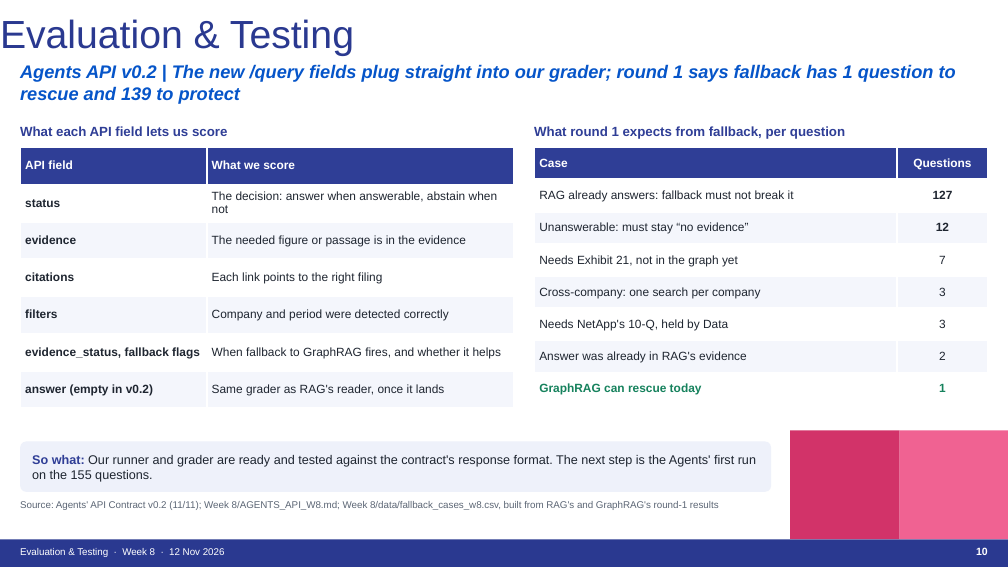
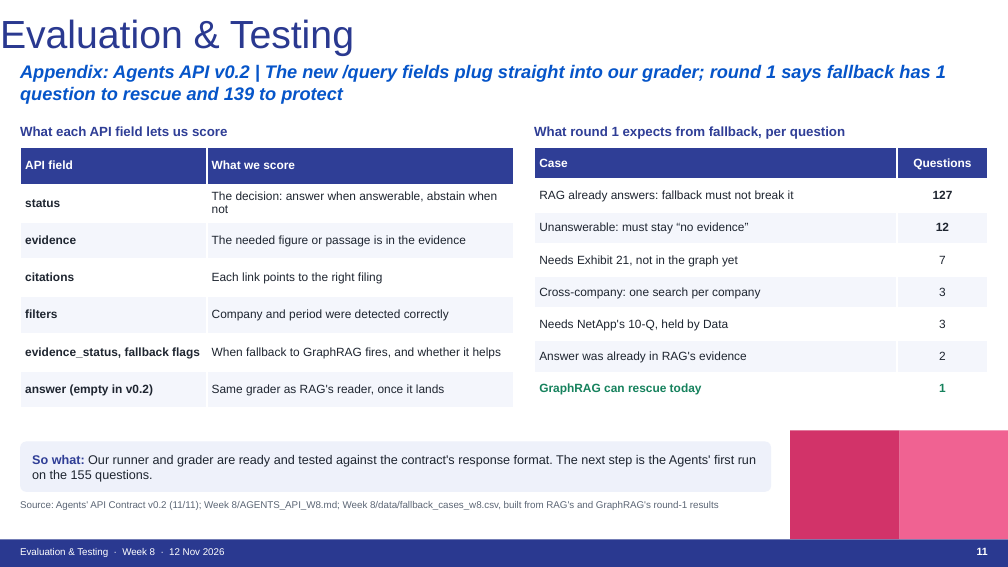
Before and after one commit to thomassong0604-oss/kpmg-eval, a slide deck: slide 11 of Week 8/deck/KPMG_Eval_Week8_11-12.pptx (slide 10 before the commit). Drawn at 1008x567 pixels with LibreOffice and Linux fonts; fonts in the diff are those of the drawing. Boxes give left, top, right and bottom in pixels: in the first picture for what was removed or moved away, otherwise in the second. Text is boxed around its words. In the diff, an @@ line names an element or a change of style, - is before the commit and + after.

```diff
--- a/Week 8/deck/KPMG_Eval_Week8_11-12.pptx
+++ b/Week 8/deck/KPMG_Eval_Week8_11-12.pptx
@@ text at (20, 64, 946, 104): text changed @@
-Agents API v0.2 | The new /query fields plug straight into our grader; round 1 says fallback has 1 question to rescue and 139 to protect
+Appendix: Agents API v0.2 | The new /query fields plug straight into our grader; round 1 says fallback has 1 question to rescue and 139 to protect
@@ text at (977, 547, 988, 555): text changed @@
-10
+11
```
Also in this commit, not shown: 10 other slides changed, 4 other files.
